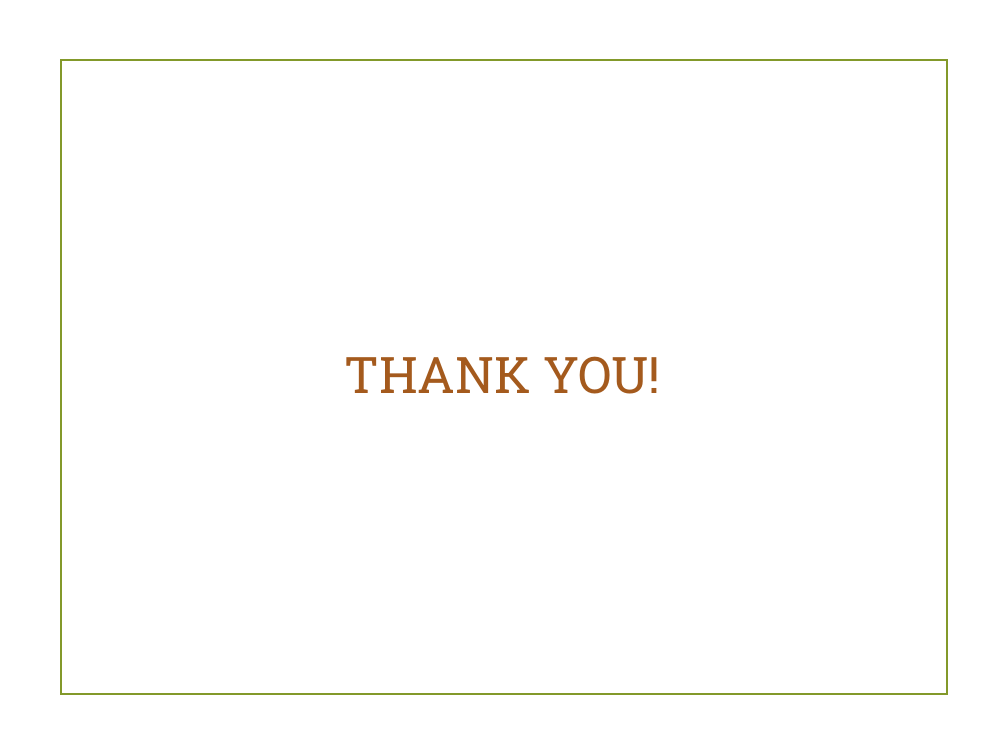
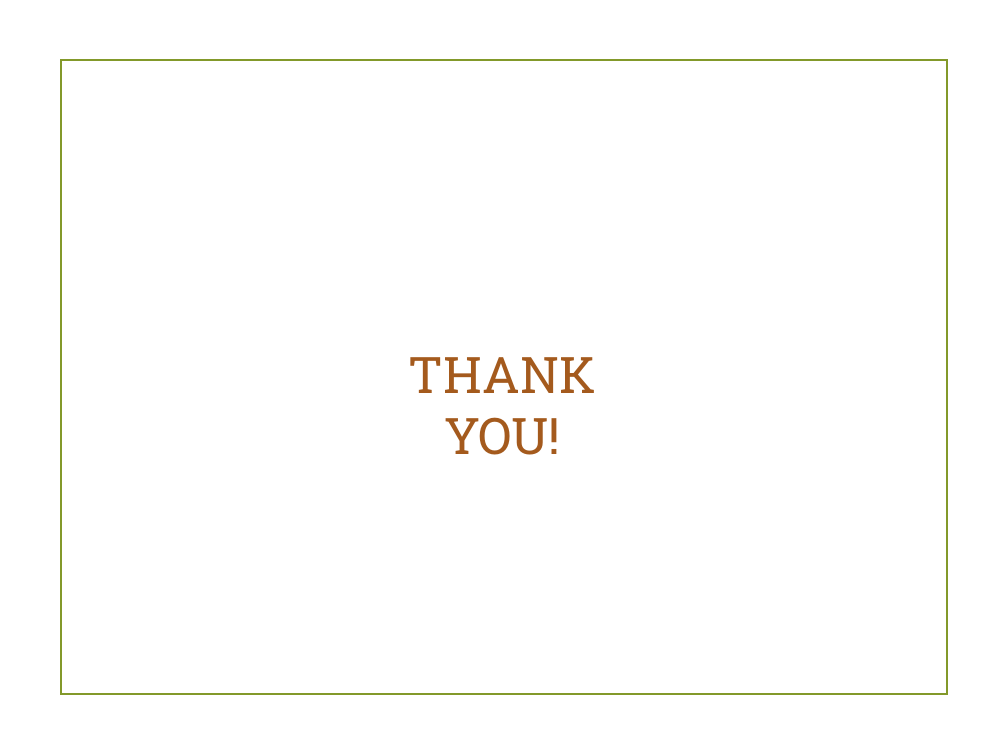
Before and after one commit to MehrotraSoham/Student-Information-System, a slide deck: slide 27 of Internet And Web Technology Lab IT-652.pptx (slide 15 before the commit). Drawn at 1008x756 pixels with LibreOffice and Linux fonts; fonts in the diff are those of the drawing; background and template pictures are left out. Boxes give left, top, right and bottom in pixels: in the first picture for what was removed or moved away, otherwise in the second. Text is boxed around its words. In the diff, an @@ line names an element or a change of style, - is before the commit and + after.

```diff
--- a/Internet And Web Technology Lab IT-652.pptx
+++ b/Internet And Web Technology Lab IT-652.pptx
@@ text "THANK YOU!" rewrapped from (344, 356, 661, 394) to (409, 357, 596, 455) @@
```
Also in this commit, not shown: 10 other slides changed, 12 slides added, 2 other files.
